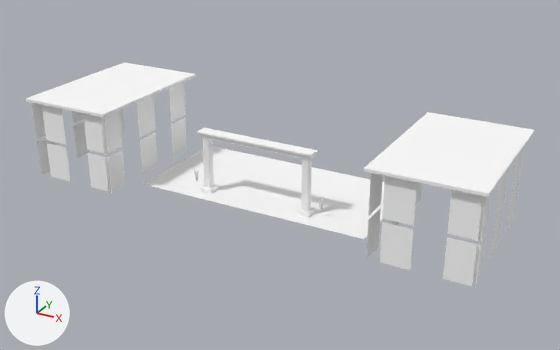
Two versions of the OBJ model Games/GuruttoWorld/Assets/Models/GuidanceLab/City1B/Baked/Block-1-1.obj, one commit apart.
The view is the same before and after, from a camera (50 mm lens) standing at (25.7, -4.1, 24.0) and looking at (-0.3, 43.0, 0.5). The lights are fixed; the arrows at lower left show +X, +Y and +Z. The older version comes first. Where no turn or scale is listed for an object, it has been applied to the vertices. Vertices at exactly the same position are counted once.

Objects in the first picture: 'Block-1-1'.
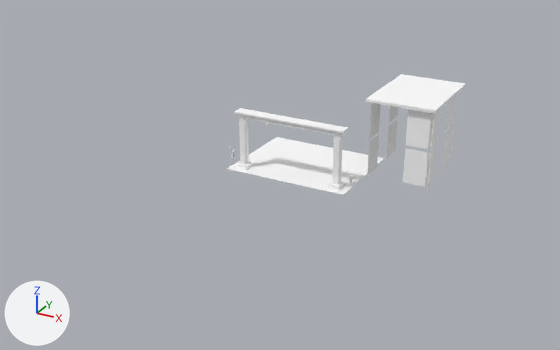
Boxes [x1, y1, x2, y2] around the edits, measured in the pictures (560 x 350 px; the box of a moved part takes in the faces that stretch with it):
'Block-1-1', reshaped (53% narrower, 46% shorter): before [26, 62, 535, 287]; after [227, 74, 466, 195]
part 1 of me_block_1_1, moved or reshaped: before [301, 158, 312, 211]; after [332, 135, 343, 185]
part 2 of me_block_1_1, moved or reshaped: before [202, 137, 214, 188]; after [239, 117, 249, 164]
part 3 of me_block_1_1, added: after [365, 74, 466, 113]
part 4 of me_block_1_1, moved or reshaped: before [297, 207, 315, 217]; after [329, 181, 345, 190]
part 5 of me_block_1_1, moved or reshaped: before [201, 184, 218, 194]; after [237, 161, 252, 170]
part 6 of me_block_1_1, moved or reshaped: before [199, 134, 315, 160]; after [236, 114, 346, 136]
part 7 of me_block_1_1, added: after [227, 137, 384, 195]
part 8 of me_block_1_1, moved or reshaped: before [197, 128, 317, 157]; after [234, 108, 348, 133]
part 9 of me_block_1_1, moved or reshaped: before [318, 197, 324, 211]; after [348, 171, 353, 184]
part 10 of me_block_1_1, moved or reshaped: before [194, 168, 199, 181]; after [265, 122, 268, 130]
part 11 of me_block_1_1, moved or reshaped: before [506, 182, 519, 231]; after [425, 146, 436, 187]
part 12 of me_block_1_1, moved or reshaped: before [512, 149, 523, 189]; after [442, 129, 453, 169]
part 13 of me_block_1_1, moved or reshaped (mostly hidden before): before [413, 181, 422, 205]; after [367, 134, 379, 176]
part 14 of me_block_1_1, moved or reshaped (not visible before): after [387, 119, 398, 158]
part 15 of me_block_1_1, moved or reshaped (not visible before): after [369, 103, 381, 139]
part 16 of me_block_1_1, moved or reshaped (mostly hidden before): before [391, 221, 399, 225]; after [389, 106, 398, 123]
part 17 of me_block_1_1, deleted: before [26, 62, 535, 287]
part 18 of me_block_1_1, added: after [403, 95, 456, 187]

The change, as a list of edits to the scene's bpy script:
```text
Change me_block_1_1:
    used by ob_block_1_1; location = (0.0, 0.0, 0.0)
    verts and faces of me_block_1_1; kept vertices keep their numbers, new ones are numbered from 264
    remove me_block_1_1.from_pydata(...)  # 264 vertices, 186 faces; spans x -17.2..17.2, y 34.8..46.5, z 0.0..6.2
    add me_block_1_1.from_pydata(...)  # 168 vertices, 136 faces; spans x -6.2..10.2, y 43.0..54.2, z 0.0..6.2
    me_block_1_1 part 1: the loose piece of 8 vertices spanning x 3.8..4.2, y 38.7..39.3, z 0.0..4.4 is moved by (0.0, 5.0, 0.0)
    me_block_1_1 part 2: the loose piece of 8 vertices spanning x -4.2..-3.8, y 38.7..39.3, z 0.0..4.4 is moved by (0.0, 5.0, 0.0)
    me_block_1_1 part 3: a new loose piece, a box spanning x 4.82..10.18, y 46.83..54.17, z 6.0..6.2, in mat_white (white #ffffff)
    me_block_1_1 part 4: the loose piece of 8 vertices spanning x 3.6..4.4, y 38.5..39.5, z 0.0..0.4 is moved by (0.0, 5.0, 0.0)
    me_block_1_1 part 5: the loose piece of 8 vertices spanning x -4.4..-3.6, y 38.5..39.5, z 0.0..0.4 is moved by (0.0, 5.0, 0.0)
    me_block_1_1 part 6: the loose piece of 8 vertices spanning x -4.4..4.4, y 38.7..39.3, z 4.2..4.5 is moved by (0.0, 5.0, 0.0)
    me_block_1_1 part 7: a new loose piece, a box spanning x -5.0..5.0, y 43.0..51.0, z -0.002..0.018, in mat_white (white #ffffff)
    me_block_1_1 part 8: the loose piece of 8 vertices spanning x -4.6..4.6, y 38.5..39.5, z 4.5..4.7 is moved by (0.0, 5.0, 0.0)
    me_block_1_1 part 9: the loose piece of 13 vertices spanning x 4.9..5.3, y 38.7..39.3, z 0.5..1.6 is moved by (0.0, 5.0, 0.0)
    me_block_1_1 part 10: the loose piece of 13 vertices spanning x -5.3..-4.9, y 38.7..39.3, z 0.5..1.6 is moved by (-0.9, 12.0, 0.0)
    me_block_1_1 part 11: the loose piece of 4 vertices spanning x 16.8, y 43.0..45.0, z 0.0..2.8 is moved by (-7.0, 4.0, 0.0)
    me_block_1_1 part 12: the loose piece of 4 vertices spanning x 16.8, y 43.0..45.0, z 3.0..5.8 is moved by (-7.0, 8.0, -3.0)
    me_block_1_1 part 13: the loose piece of 4 vertices spanning x 10.2, y 43.0..45.0, z 0.0..2.8 is moved by (-5.0, 4.0, 0.0)
    me_block_1_1 part 14: the loose piece of 4 vertices spanning x 10.2, y 43.0..45.0, z 3.0..5.8 is moved by (-5.0, 8.0, -3.0)
    me_block_1_1 part 15: the loose piece of 4 vertices spanning x 10.2, y 39.0..41.0, z 3.0..5.8 is moved by (-5.0, 8.0, 0.0)
    me_block_1_1 part 16: the loose piece of 4 vertices spanning x 10.2, y 39.0..41.0, z 0.0..2.8 is moved by (-5.0, 12.0, 3.0)
    me_block_1_1 part 17: 29 loose pieces with 128 vertices, spanning x -17.2..17.2, y 34.8..46.5, z 0.0..6.2, are deleted
    me_block_1_1 part 18
    add verts[264] = (8.0, 47.2, 0.0)  # pixel (402, 182)
    add verts[265] = (10.0, 47.2, 0.0)  # pixel (428, 187)
    add verts[266] = (8.0, 47.2, 3.0)  # pixel (405, 145)
    add verts[267] = (10.0, 47.2, 3.0)  # pixel (431, 150)
    add verts[268] = (9.8, 47.0, 3.0)  # pixel (427, 150)
    add verts[269] = (9.8, 49.0, 3.0)  # pixel (436, 141)
    add verts[270] = (9.8, 51.0, 3.0)  # pixel (445, 133)
    add verts[271] = (9.8, 53.0, 3.0)  # pixel (452, 125)
    add for new, old in zip([*range(272, 280)], [*range(264, 272)]): verts[new] = verts[old] + (0.0, 0.0, 2.8)
    add faces += [(264, 273, 272), (264, 265, 273), (266, 275, 274), (266, 267, 275), (268, 277, 276), (268, 269, 277)]
    add faces += [(270, 279, 278), (270, 271, 279)]
    other edits to the shape of me_block_1_1 do not show in these pictures
```
